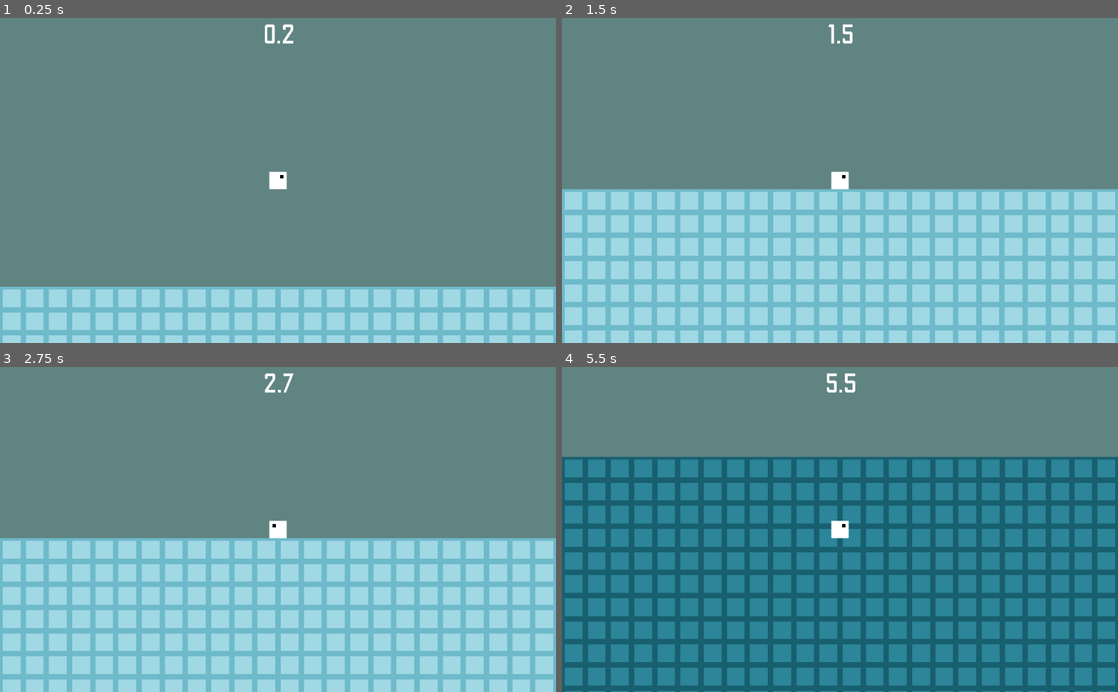
Above: before the commit, frames 1-4 (two rows, left to right).
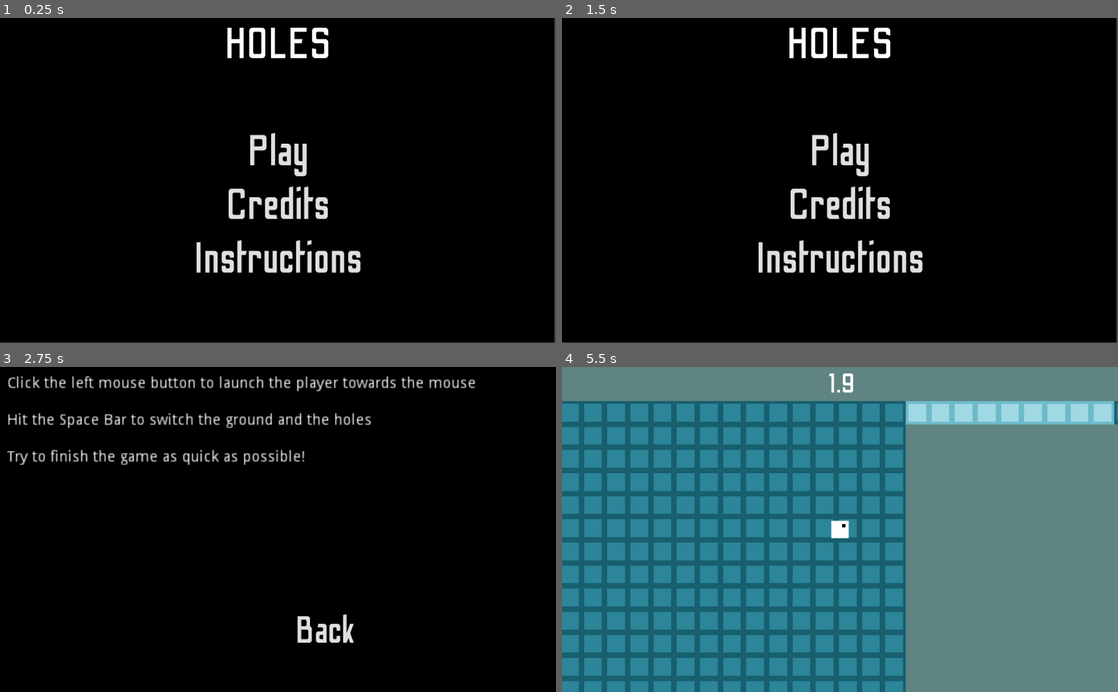
Above: after the commit, the same moments.

Repository: jonot-cyber/brackeys-game-jam-game-that-i-am-doing
Game: Godot game, scene res://UI.tscn
Two runs of this game, one before a commit and one after it. Both use one fixed random seed, a clock stepped at 60 frames per second and the inputs below. Before the commit the project starts from res://Scenes/Game.tscn.
Inputs (mouse positions are in pixels of both pictures, inside the frame that each line leads up to):
- Up to frame 1 (0.25 s): no input
- Up to frame 2 (1.5 s): click (840, 206) at 0.5 s, where only the run after the commit has a clickable "Credits"; click (884, 281) at 1.25 s, where only the run after the commit has a clickable "Back"
- Up to frame 3 (2.75 s): click (278, 607) at 2 s, where only the run after the commit has a clickable "Instructions"
- Up to frame 4 (5.5 s): click (884, 630) at 2.75 s, where only the run after the commit has a clickable "Back"; click (840, 500) at 3.5 s, where only the run after the commit has a clickable "Play"; tap Enter at 4.25 s; move the mouse to (962, 513) at 4.27 s; click (962, 513) at 4.42 s; tap Space at 4.52 s; drag from (728, 545) to (812, 594) at 5.02 s

The runs differ from the first frame. In frame 1, 100% of the frame differs, in the area x 0-100%, y 0-100%; in frame 2, 100%; in frame 3, 100%; in frame 4, 64%.

Commit message:
added credits and instructions

Diff:
--- /dev/null
+++ b/Credits.tscn
@@ -0,0 +1,76 @@
+[gd_scene load_steps=4 format=2]
+
+[ext_resource path="res://Assets/OdibeeSans-Regular.ttf" type="DynamicFontData" id=1]
+[ext_resource path="res://Scripts/Back.gd" type="Script" id=2]
+
+[sub_resource type="DynamicFont" id=1]
+size = 70
+font_data = ExtResource( 1 )
+
+[node name="Control" type="Control"]
+anchor_right = 1.0
+anchor_bottom = 1.0
+__meta__ = {
+"_edit_use_anchors_": false
+}
+
+[node name="ColorRect" type="ColorRect" parent="."]
+margin_left = -139.726
+margin_top = -110.941
+margin_right = 1162.27
+margin_bottom = 640.059
+color = Color( 0, 0, 0, 1 )
+__meta__ = {
+"_edit_use_anchors_": false
+}
+
+[node name="Label" type="Label" parent="."]
+margin_left = 13.1926
+margin_top = 17.3138
+margin_right = 1029.19
+margin_bottom = 591.314
+size_flags_horizontal = 3
+text = "This game was made by Jonot and LeoDog896
+
+Godot license:
+
+Copyright (c) 2007-2020 Juan Linietsky, Ariel Manzur.
+Copyright (c) 2014-2020 Godot Engine contributors.
+
+Permission is hereby granted, free of charge, to any person obtaining a copy
+of this software and associated documentation files (the \"Software\"), to deal
+in the Software without restriction, including without limitation the rights
+to use, copy, modify, merge, publish, distribute, sublicense, and/or sell
+copies of the Software, and to permit persons to whom the Software is
+furnished to do so, subject to the following conditions:
+
+The above copyright notice and this permission notice shall be included in all
+copies or substantial portions of the Software.
+
+THE SOFTWARE IS PROVIDED \"AS IS\", WITHOUT WARRANTY OF ANY KIND, EXPRESS OR
+IMPLIED, INCLUDING BUT NOT LIMITED TO THE WARRANTIES OF MERCHANTABILITY,
+FITNESS FOR A PARTICULAR PURPOSE AND NONINFRINGEMENT. IN NO EVENT SHALL THE
+AUTHORS OR COPYRIGHT HOLDERS BE LIABLE FOR ANY CLAIM, DAMAGES OR OTHER
+LIABILITY, WHETHER IN AN ACTION OF CONTRACT, TORT OR OTHERWISE, ARISING FROM,
+OUT OF OR IN CONNECTION WITH THE SOFTWARE OR THE USE OR OTHER DEALINGS IN THE
+SOFTWARE.
+
+-- Godot Engine <https://godotengine.org>
+"
+__meta__ = {
+"_edit_use_anchors_": false
+}
+
+[node name="Button" type="Button" parent="."]
+margin_left = 387.0
+margin_top = 421.0
+margin_right = 811.0
+margin_bottom = 554.0
+custom_fonts/font = SubResource( 1 )
+text = "Back"
+flat = true
+script = ExtResource( 2 )
+__meta__ = {
+"_edit_use_anchors_": false
+}
+[connection signal="pressed" from="Button" to="Button" method="_on_Button_pressed"]
--- /dev/null
+++ b/Instructions.tscn
@@ -0,0 +1,55 @@
+[gd_scene load_steps=4 format=2]
+
+[ext_resource path="res://Assets/OdibeeSans-Regular.ttf" type="DynamicFontData" id=1]
+[ext_resource path="res://Scripts/Back.gd" type="Script" id=2]
+
+[sub_resource type="DynamicFont" id=1]
+size = 70
+font_data = ExtResource( 1 )
+
+[node name="Control" type="Control"]
+anchor_right = 1.0
+anchor_bottom = 1.0
+__meta__ = {
+"_edit_use_anchors_": false
+}
+
+[node name="ColorRect" type="ColorRect" parent="."]
+margin_left = -139.726
+margin_top = -110.941
+margin_right = 1162.27
+margin_bottom = 640.059
+color = Color( 0, 0, 0, 1 )
+__meta__ = {
+"_edit_use_anchors_": false
+}
+
+[node name="Label" type="Label" parent="."]
+margin_left = 13.1926
+margin_top = 17.3138
+margin_right = 1029.19
+margin_bottom = 591.314
+rect_scale = Vector2( 2, 2 )
+size_flags_horizontal = 3
+text = "Click the left mouse button to launch the player towards the mouse
+
+Hit the Space Bar to switch the ground and the holes
+
+Try to finish the game as quick as possible!"
+__meta__ = {
+"_edit_use_anchors_": false
+}
+
+[node name="Button" type="Button" parent="."]
+margin_left = 387.0
+margin_top = 421.0
+margin_right = 811.0
+margin_bottom = 554.0
+custom_fonts/font = SubResource( 1 )
+text = "Back"
+flat = true
+script = ExtResource( 2 )
+__meta__ = {
+"_edit_use_anchors_": false
+}
+[connection signal="pressed" from="Button" to="Button" method="_on_Button_pressed"]
--- /dev/null
+++ b/Scripts/Back.gd
@@ -0,0 +1,6 @@
+extends Button
+
+
+
+func _on_Button_pressed():
+	get_tree().change_scene("res://UI.tscn")
--- /dev/null
+++ b/Scripts/Button.gd
@@ -0,0 +1,10 @@
+extends Button
+
+func press():
+	print(text)
+	if name == "Play":
+		get_tree().change_scene("res://Scenes/Game.tscn")
+	elif name == "Credits":
+		get_tree().change_scene("res://Credits.tscn")
+	elif name == "Instructions":
+		get_tree().change_scene("res://Instructions.tscn")
--- /dev/null
+++ b/UI.tscn
@@ -0,0 +1,83 @@
+[gd_scene load_steps=5 format=2]
+
+[ext_resource path="res://Assets/OdibeeSans-Regular.ttf" type="DynamicFontData" id=1]
+[ext_resource path="res://Scripts/Button.gd" type="Script" id=2]
+
+[sub_resource type="DynamicFont" id=1]
+size = 80
+font_data = ExtResource( 1 )
+
+[sub_resource type="DynamicFont" id=2]
+size = 80
+font_data = ExtResource( 1 )
+
+[node name="UI" type="Control"]
+anchor_right = 1.0
+anchor_bottom = 1.0
+__meta__ = {
+"_edit_use_anchors_": false
+}
+
+[node name="ColorRect" type="ColorRect" parent="."]
+margin_left = -2.86395
+margin_top = -1.43201
+margin_right = 1021.14
+margin_bottom = 598.568
+color = Color( 0, 0, 0, 1 )
+__meta__ = {
+"_edit_use_anchors_": false
+}
+
+[node name="Label" type="Label" parent="."]
+rect_min_size = Vector2( 1024, 100 )
+custom_fonts/font = SubResource( 1 )
+text = "HOLES"
+align = 1
+valign = 1
+
+[node name="VBoxContainer" type="VBoxContainer" parent="."]
+margin_left = 351.0
+margin_top = 200.0
+margin_right = 673.0
+margin_bottom = 493.0
+__meta__ = {
+"_edit_use_anchors_": false
+}
+
+[node name="Play" type="Button" parent="VBoxContainer"]
+margin_right = 322.0
+margin_bottom = 95.0
+custom_fonts/font = SubResource( 2 )
+text = "Play"
+flat = true
+script = ExtResource( 2 )
+__meta__ = {
+"_edit_use_anchors_": false
+}
+
+[node name="Credits" type="Button" parent="VBoxContainer"]
+margin_top = 99.0
+margin_right = 322.0
+margin_bottom = 194.0
+custom_fonts/font = SubResource( 2 )
+text = "Credits"
+flat = true
+script = ExtResource( 2 )
+__meta__ = {
+"_edit_use_anchors_": false
+}
+
+[node name="Instructions" type="Button" parent="VBoxContainer"]
+margin_top = 198.0
+margin_right = 322.0
+margin_bottom = 293.0
+custom_fonts/font = SubResource( 2 )
+text = "Instructions"
+flat = true
+script = ExtResource( 2 )
+__meta__ = {
+"_edit_use_anchors_": false
+}
+[connection signal="pressed" from="VBoxContainer/Play" to="VBoxContainer/Play" method="press"]
+[connection signal="pressed" from="VBoxContainer/Credits" to="VBoxContainer/Credits" method="press"]
+[connection signal="pressed" from="VBoxContainer/Instructions" to="VBoxContainer/Instructions" method="press"]
--- a/project.godot
+++ b/project.godot
@@ -16,7 +16,7 @@
 [application]
 
 config/name="Holes"
-run/main_scene="res://Scenes/Game.tscn"
+run/main_scene="res://UI.tscn"
 config/icon="res://Assets/icon.png"
 
 [debug]
Not shown, changed: export_presets.cfg
Not shown, added: Holes.pck
